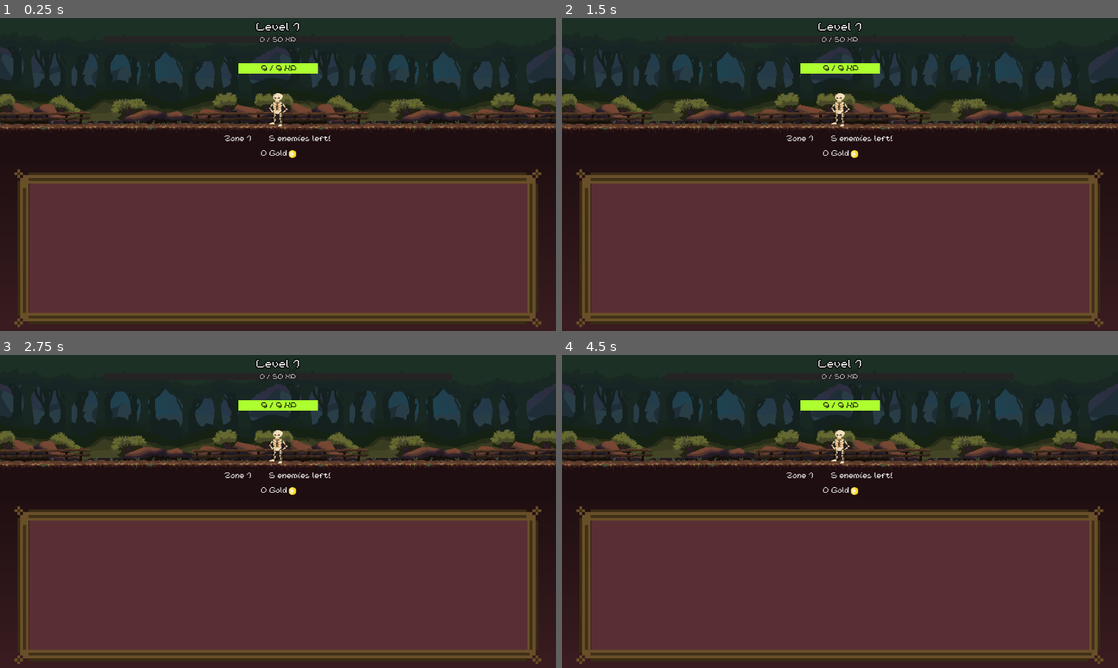
Above: before the commit, frames 1-4 (two rows, left to right).
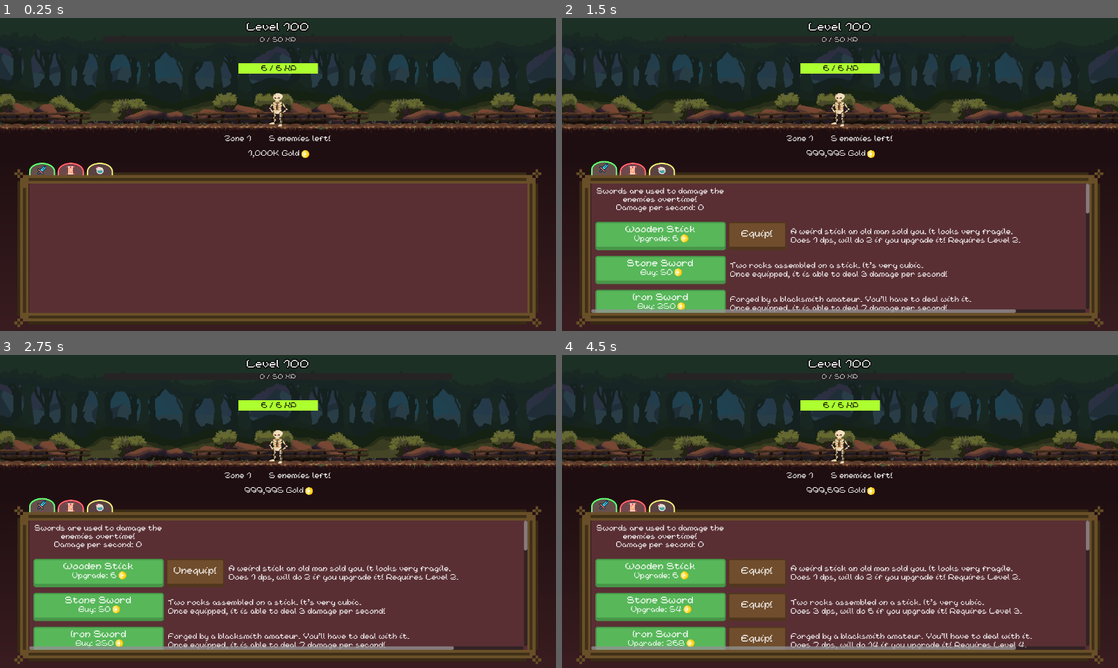
Above: after the commit, the same moments.

Repository: TTTaevas/SwordVenture
Game: Godot game, scene res://scenes/game.tscn
Same seed, same stepped clock (60 frames per second), same inputs: the game is played once before the commit and once after it.
Inputs (mouse positions are in pixels of both pictures, inside the frame that each line leads up to):
- Up to frame 1 (0.25 s): no input
- Up to frame 2 (1.5 s): click (606, 168) at 0.52 s; click (662, 237) at 1.25 s, where only the run after the commit has a clickable "Wooden Stick"
- Up to frame 3 (2.75 s): click (194, 574) at 2 s, where only the run after the commit has a clickable "Equip!"
- Up to frame 4 (4.5 s): click (756, 574) at 2.75 s, where only the run after the commit has a clickable "Unequip!"; click (662, 608) at 3.5 s, where only the run after the commit has a clickable "Stone Sword"; click (662, 639) at 4.25 s, where only the run after the commit has a clickable "Iron Sword"

The runs differ from the first frame. In frame 1, 0.9% of the frame differs, in the area x 5-56%, y 1-51%; in frame 2, 11%; in frame 3, 11%; in frame 4, 12%, in the area x 5-95%, y 1-95%.

Commit message:
prevent and fix bugs

Diff:
--- a/scenes/bottom/item.gd
+++ b/scenes/bottom/item.gd
@@ -44,6 +44,7 @@
 		if duration_left > 0:
 			duration_left -= 1
 			if duration_left <= 0:
+				level = 0
 				expired_effect.call()
 
 	$Progress.value = min(100, (PlayerVariables.gold / price) * 100)
@@ -119,6 +120,7 @@
 
 func _pressed():
 	$SoundBuy.play()
+	game_clock = 0
 	level += 1
 	PlayerVariables.gold -= price
 
--- a/scenes/enemy_screen.gd
+++ b/scenes/enemy_screen.gd
@@ -49,7 +49,8 @@
 			PlayerVariables.enemies_to_progress = 10 if randi() % 101 < 100 else 25
 		else:
 			for i in enemies:
-				i.free()
+				if is_instance_valid(i):
+					i.free()
 
 		spawn_enemy()
 
--- a/scenes/menu_button.gd
+++ b/scenes/menu_button.gd
@@ -6,6 +6,7 @@
 
 func _ready():
 	if action != "" and description != "":
+		name = "%sButton" % action
 		$Action.text = action
 		$Description.text = description
 
--- a/scenes/pause_screen.gd
+++ b/scenes/pause_screen.gd
@@ -64,6 +64,11 @@
 
 	$Menu.position = $Background.position
 	$Menu.size = $Background.size
+
+	if PlayerVariables.enemies_killed >= PlayerVariables.enemies_to_progress:
+		$Menu/Container.find_child("SaveButton", false, false).disabled = true
+	else:
+		$Menu/Container.find_child("SaveButton", false, false).disabled = false
 
 func _input(event):
 	if event is InputEventKey and event.pressed and event.keycode == KEY_ESCAPE:
--- a/scenes/player_variables.gd
+++ b/scenes/player_variables.gd
@@ -6,26 +6,24 @@
 var misc_effects = []
 var tap_effects = []
 
-var level := 1
+var level := 100
 var experience := 0.0
-var max_experience := 50 * game_difficulty
+var max_experience := 50.0 * game_difficulty
 var xp_effects := []
 func gain_experience(xp):
 	for effect in xp_effects:
 		xp *= effect
 
-	while xp > 0:
-		experience += 1 / game_difficulty
-		if experience >= max_experience:
-			level += 1
-			experience = 0
-			max_experience = round(max_experience * 1.4)
-			var sound = get_parent().find_child("SoundLevelUp", true, false)
-			if is_instance_valid(sound):
-				sound.play()
-		xp -= 1
+	experience += xp / game_difficulty
+	if experience >= max_experience:
+		level += 1
+		experience -= max_experience
+		max_experience = round(max_experience * 1.4)
+		var sound = get_parent().find_child("SoundLevelUp", true, false)
+		if is_instance_valid(sound):
+			sound.play()
 
-var gold := 0.0
+var gold := 1000000.0
 var gold_effects := []
 func gain_gold(g):
 	for effect in gold_effects:
--- a/scenes/top/background.gd
+++ b/scenes/top/background.gd
@@ -17,7 +17,7 @@
 			i.position.x = 0
 
 func animate(max_time: float, normal_speed: float, enemies):
-	var elements := find_children("", "TextureRect")
+	var background_elements := find_children("", "TextureRect")
 	var time := randf_range(0.90, max_time)
 	var speed := normal_speed + (time / 2)
 
@@ -26,13 +26,18 @@
 	while time > 0:
 		await get_tree().create_timer(0.01).timeout
 
-		for i in len(elements):
-			var e = elements[i]
+		for index in len(background_elements):
+			var e = background_elements[index]
 			@warning_ignore("integer_division")
-			e.position.x -= speed / ((i / 2) + 1)
+			e.position.x -= speed / ((index / 2) + 1)
 
-		for i in enemies:
-			i.position.x -= speed
+		var freed_enemies = enemies.filter(func(e): return not is_instance_valid(e))
+		if len(freed_enemies):
+			print("(BACKGROUND ANIMATION) Removing the enemies array as last resort to prevent crash!")
+			enemies = []
+
+		for enemy in enemies:
+			enemy.position.x -= speed
 
 		if time > 0.8:
 			speed += 0.3
@@ -50,7 +55,8 @@
 			var red = $Light.color.r - (speed / 20000)
 			$Light.set_color(Color(red, $Light.color.g, $Light.color.b, $Light.color.a))
 
-	for i in enemies:
-		i.free()
+	for enemy in enemies:
+		if is_instance_valid(enemy):
+			enemy.free()
 
 	return true
--- a/scenes/top/enemy.gd
+++ b/scenes/top/enemy.gd
@@ -79,7 +79,7 @@
 		health *= 1.3
 	elif personality == "caring":
 		health *= 0.7
-	health = round(health)
+	health = max(1.0, round(health))
 	max_health = health
 
 	var health_bar = healthbar.instantiate()
--- a/scenes/top/health.gd
+++ b/scenes/top/health.gd
@@ -2,6 +2,15 @@
 
 func _process(_delta):
 	var monster := get_parent()
+
+	$Label.text = "%s / %s HP" % [
+		PlayerVariables.displayNumber(max(0, monster.health)),
+		PlayerVariables.displayNumber(monster.max_health)
+	]
+	$Label.size = $Label.get_theme_font("font").get_string_size($Label.text)
+	$Label.position.x = (size.x / 2) - ($Label.size.x / 2) + 2
+	size.x = max(183, $Label.size.x + 20)
+
 	var new_position = monster.position
 	new_position.x -= size.x / 2
 	new_position.y -= 100
@@ -9,10 +18,3 @@
 
 	self.value = ceil(monster.health)
 	self.max_value = monster.max_health
-
-	$Label.text = "%s / %s HP" % [
-		PlayerVariables.displayNumber(max(0, monster.health)),
-		PlayerVariables.displayNumber(monster.max_health)
-	]
-	$Label.size = $Label.get_theme_font("font").get_string_size($Label.text)
-	$Label.position.x = (size.x / 2) - ($Label.size.x / 2) + 2
--- a/scenes/top/health.tscn
+++ b/scenes/top/health.tscn
@@ -14,6 +14,7 @@
 offset_right = 183.0
 offset_bottom = 24.0
 value = 50.0
+nine_patch_stretch = true
 texture_under = ExtResource("1_ycd3f")
 texture_progress = ExtResource("2_qn6k8")
 script = ExtResource("3_1nh6o")
